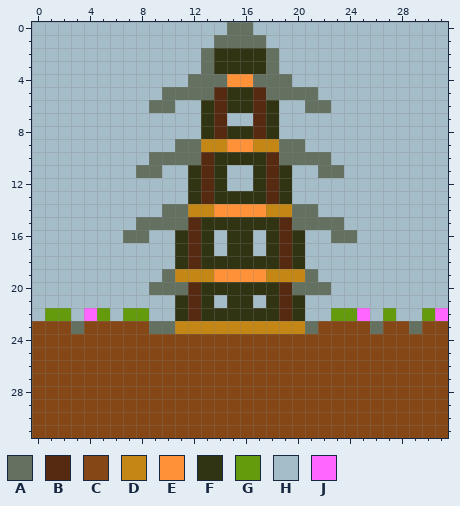
Two versions of one pixel-art sprite, Base/Maps/big/big_3.png. This is how it looked before the edit.
The file is 32x32 pixels.
Palette (. is transparent): A #647160  B #552a11  C #844715  D #c48715  E #ff9239  F #313412  G #649b0d  H #a5bdc8  J #ff66ff
Pixels before, first column x 0:
 0 HHHHHHHHHHHHHHHAAHHHHHHHHHHHHHHH
 1 HHHHHHHHHHHHHHAAAAHHHHHHHHHHHHHH
 2 HHHHHHHHHHHHHAFFFFAHHHHHHHHHHHHH
 3 HHHHHHHHHHHHHAFFFFAHHHHHHHHHHHHH
 4 HHHHHHHHHHHHAAAEEAAAHHHHHHHHHHHH
 5 HHHHHHHHHHAAAABFFBAAAAHHHHHHHHHH
 6 HHHHHHHHHAAHHFBFFBFHHAAHHHHHHHHH
 7 HHHHHHHHHHHHHFBHHBFHHHHHHHHHHHHH
 8 HHHHHHHHHHHHHFBFFBFHHHHHHHHHHHHH
 9 HHHHHHHHHHHAADDEEDDAAHHHHHHHHHHH
10 HHHHHHHHHAAAABFFFFBAAAAHHHHHHHHH
11 HHHHHHHHAAHHFBFHHFBFHHAAHHHHHHHH
12 HHHHHHHHHHHHFBFHHFBFHHHHHHHHHHHH
13 HHHHHHHHHHHHFBFFFFBFHHHHHHHHHHHH
14 HHHHHHHHHHAADDEEEEDDAAHHHHHHHHHH
15 HHHHHHHHAAAABFFFFFFBAAAAHHHHHHHH
16 HHHHHHHAAHHFBFHFFHFBFHHAAHHHHHHH
17 HHHHHHHHHHHFBFHFFHFBFHHHHHHHHHHH
18 HHHHHHHHHHHFBFFFFFFBFHHHHHHHHHHH
19 HHHHHHHHHHADDDEEEEDDDAHHHHHHHHHH
20 HHHHHHHHHAAABFFFFFFBAAAHHHHHHHHH
21 HHHHHHHHHHHFBFHFFHFBFHHHHHHHHHHH
22 HGGHJGHGGHHFBFFFFFFBFHHGGJHGHHGJ
23 CCCACCCCCAADDDDDDDDDDACCCCACCACC
24 CCCCCCCCCCCCCCCCCCCCCCCCCCCCCCCC
25 CCCCCCCCCCCCCCCCCCCCCCCCCCCCCCCC
26 CCCCCCCCCCCCCCCCCCCCCCCCCCCCCCCC
27 CCCCCCCCCCCCCCCCCCCCCCCCCCCCCCCC
28 CCCCCCCCCCCCCCCCCCCCCCCCCCCCCCCC
29 CCCCCCCCCCCCCCCCCCCCCCCCCCCCCCCC
30 CCCCCCCCCCCCCCCCCCCCCCCCCCCCCCCC
31 CCCCCCCCCCCCCCCCCCCCCCCCCCCCCCCC
Now the later version:
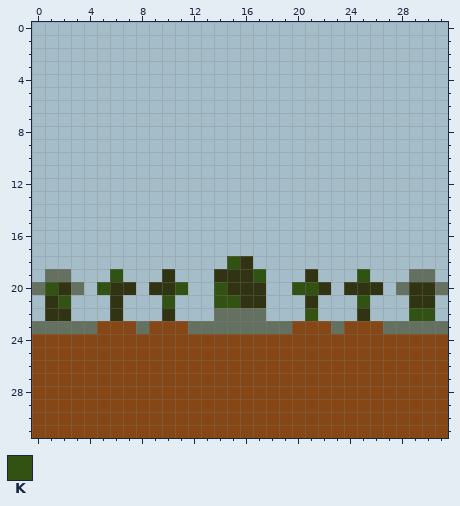
Colours new in this view: K #315212
Commit: Big Variants Added 4 big structure variants
The edit:
Changed rows in their new state; - is an unchanged pixel.
first column x 0:
 0 ---------------HH---------------
 1 --------------HHHH--------------
 2 -------------HHHHHH-------------
 3 -------------HHHHHH-------------
 4 ------------HHHHHHHH------------
 5 ----------HHHHHHHHHHHH----------
 6 ---------HH--HHHHHH--HH---------
 7 -------------HH--HH-------------
 8 -------------HHHHHH-------------
 9 -----------HHHHHHHHHH-----------
10 ---------HHHHHHHHHHHHHH---------
11 --------HH--HHH--HHH--HH--------
12 ------------HHH--HHH------------
13 ------------HHHHHHHH------------
14 ----------HHHHHHHHHHHH----------
15 --------HHHHHHHHHHHHHHHH--------
16 -------HH--HHH-HH-HHH--HH-------
17 -----------HHH-HH-HHH-----------
18 -----------HHHHK-HHHH-----------
19 -AA---K---FHHHFFFKHHHF---K---AA-
20 AKFA-KFF-FFKHHK---HHKKF-FFF-AFFA
21 -FK---F---KHHHKK-FHHHF---K---FF-
22 -FF-HHFHH-FHHHAAAAHHHK-HHF-H-KKH
23 AAA-A---ACCCAAAAAAAACC-A--CAA-AA
